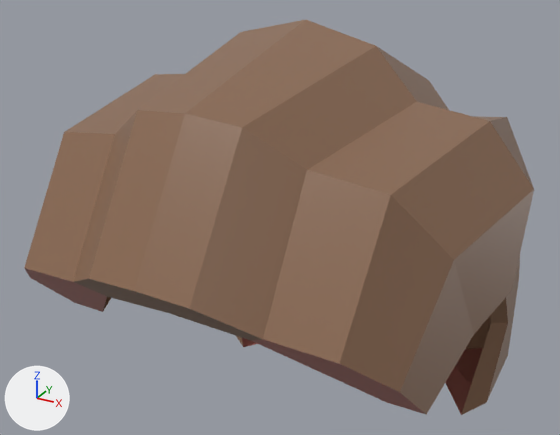
One commit to the FBX model Assets/3DModels/Creatures/Human_Male_Hair.fbx: the scene before it, then after it.
The view is the same before and after, from a 50 mm lens placed at (0.168, -0.331, 1.743), pointed at (-0.02, 0.01, 1.572). The lights are fixed; the arrows at lower left show +X, +Y and +Z. The older version comes first. Where no turn or scale is listed for an object, it has been applied to the vertices.

Script lines for the objects in view, before the commit:
```python
me_plane_002 = bpy.data.meshes.new('Plane.002')
me_plane_002.from_pydata(...)  # 86 vertices, 76 faces; spans x -0.113..0.113, y -0.137..0.162, z 1.43..1.681
me_plane_002.materials.append(mat_material)  # picture img_palettetexture_png
ob_human_male_hair = bpy.data.objects.new('Human_Male_Hair', me_plane_002)
ob_human_male_hair.location = (0.0, 0.0, 0.0)
```
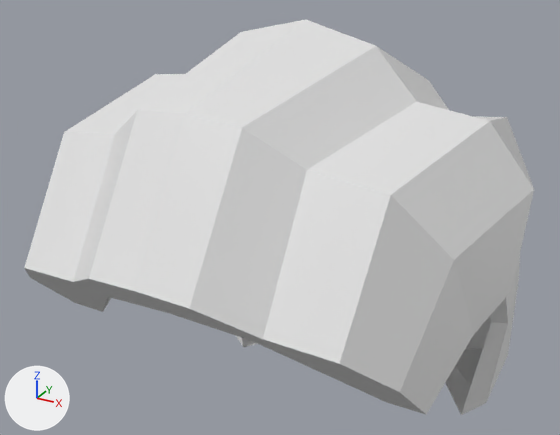
Where the newer file only moved an object's origin or applied its transform, the numbers keep the older frame.

Scene script edits in JSON lines:
```json
{"op": "add", "block": "mat_palette", "code": ["mat_palette = principled_material('Palette')", "mat_palette.base_color = (0.8, 0.8, 0.8)  # white #e7e7e7"]}
{"block": "me_plane_002", "where": "me_plane_002.from_pydata(...)  # 86 vertices, 76 faces; spans x -0.113..0.113, y -0.137..0.162, z 1.43..1.681"}
{"op": "remove", "block": "me_plane_002", "code": "me_plane_002.materials.append(mat_material)  # picture img_palettetexture_png"}
{"op": "add", "block": "me_plane_002", "code": "me_plane_002.materials.append(mat_palette)  # white #e7e7e7"}
```

Location of each change, (x1, y1, x2, y2) in pixels of the pictures (560 x 435 px):
```json
{"object": "Human_Male_Hair", "change": "recoloured", "before": [24, 20, 534, 415], "after": [24, 20, 534, 415], "on screen": "brown to white"}
```
